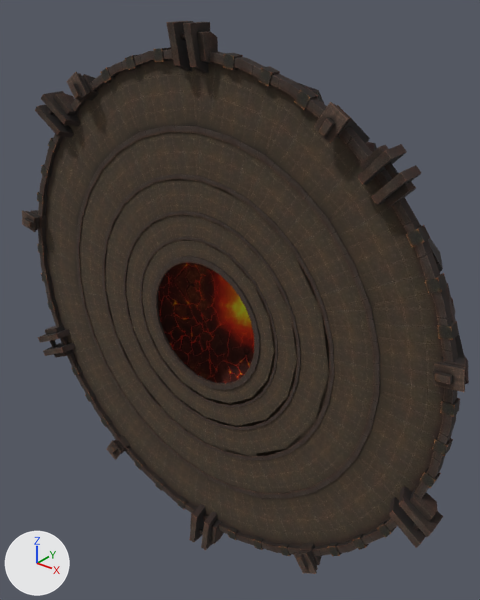
Before and after pictures for a commit that changed the OBJ model sceneobjs/huodong_fuben_403/huodong_fuben_403_pingtai.obj.
The view is the same before and after, from a camera (50 mm lens) standing at (1255.0, -2328.0, 991.0) and looking at (-104.0, -629.0, -62.0). The lights are fixed; the arrows at lower left show +X, +Y and +Z. Where no turn or scale is listed for an object, it has been applied to the vertices. Vertices at the same position are counted once.

The older version as bpy lines, for what is in view:
```python
me_huodong_fuben_403_pingtai = bpy.data.meshes.new('huodong_fuben_403_pingtai')
me_huodong_fuben_403_pingtai.from_pydata(...)  # 5360 vertices, 9145 faces; spans x -851.0..851.0, y -1009.0..-5.0, z -888.0..888.0
me_huodong_fuben_403_pingtai.materials.append(mat_material_1)  # picture img_huodong_fuben_403_pingtai_01_png
me_huodong_fuben_403_pingtai.materials.append(mat_material_2)  # picture img_huodong_fuben_403_pingtai_02_png
me_huodong_fuben_403_pingtai.materials.append(mat_material_3)  # picture img_huodong_fuben_403_pingtai_03_png
me_huodong_fuben_403_pingtai.materials.append(mat_material_4)  # picture img_huodong_fuben_403_pingtai_04_png
me_huodong_fuben_403_pingtai.materials.append(mat_material_5)  # picture img_huodong_fuben_403_pingtai_05_png
me_huodong_fuben_403_pingtai.materials.append(mat_material_6)  # picture img_huodong_fuben_403_pingtai_06_png
me_huodong_fuben_403_pingtai.materials.append(mat_material_7)  # picture img_huodong_fuben_403_pingtai_07_png
me_huodong_fuben_403_pingtai.materials.append(mat_material_8)  # picture img_huodong_fuben_403_pingtai_08_png
me_huodong_fuben_403_pingtai.materials.append(mat_material_9)  # picture img_huodong_fuben_403_pingtai_09_png
ob_huodong_fuben_403_pingtai = bpy.data.objects.new('huodong_fuben_403_pingtai', me_huodong_fuben_403_pingtai)
ob_huodong_fuben_403_pingtai.location = (0.0, 0.0, 0.0)
```
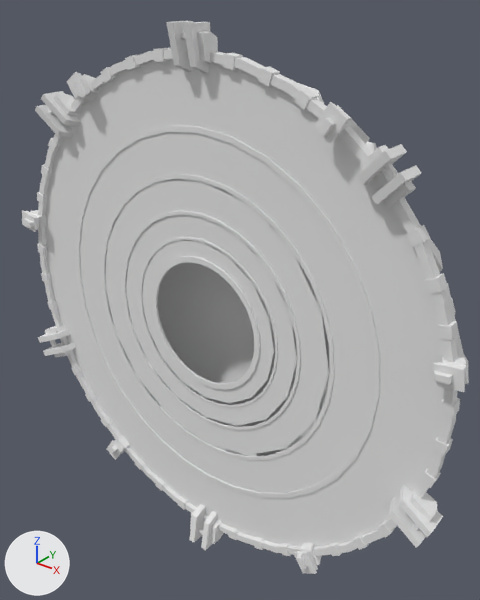
Where the change shows, as pixel boxes [x1, y1, x2, y2] in the pictures (480 x 600 px):
part 1 of me_huodong_fuben_403_pingtai, recoloured
    both: [366, 142, 377, 152]
part 2 of me_huodong_fuben_403_pingtai, recoloured (black to grey)
    both: [299, 83, 443, 272]
part 3 of me_huodong_fuben_403_pingtai, recoloured
    both: [22, 21, 466, 574]
part 4 of me_huodong_fuben_403_pingtai, recoloured (black to grey)
    both: [38, 49, 458, 556]
part 5 of me_huodong_fuben_403_pingtai, recoloured
    both: [37, 47, 460, 556]
part 6 of me_huodong_fuben_403_pingtai, recoloured (brown to grey)
    both: [45, 59, 444, 547]
part 7 of me_huodong_fuben_403_pingtai, recoloured (black to grey)
    both: [446, 283, 469, 384]
part 8 of me_huodong_fuben_403_pingtai, recoloured (red to grey)
    both: [158, 262, 254, 383]

Patch to the scene script:
```diff
--- a/sceneobjs/huodong_fuben_403/huodong_fuben_403_pingtai.obj.py
+++ b/sceneobjs/huodong_fuben_403/huodong_fuben_403_pingtai.obj.py
@@ mat_material_7_1 @@
+mat_material_7_1 = principled_material('material_7')
+mat_material_7_1.base_color = (0.8, 0.8, 0.8)  # white #e7e7e7
+mat_material_7_1.roughness = 1.0
@@ mat_material_5_1 @@
+mat_material_5_1 = principled_material('material_5')
+mat_material_5_1.base_color = (0.8, 0.8, 0.8)  # white #e7e7e7
+mat_material_5_1.roughness = 1.0
@@ mat_material_8_1 @@
+mat_material_8_1 = principled_material('material_8')
+mat_material_8_1.base_color = (0.8, 0.8, 0.8)  # white #e7e7e7
+mat_material_8_1.roughness = 1.0
@@ mat_material_3_1 @@
+mat_material_3_1 = principled_material('material_3')
+mat_material_3_1.base_color = (0.8, 0.8, 0.8)  # white #e7e7e7
+mat_material_3_1.roughness = 1.0
@@ mat_material_9_1 @@
+mat_material_9_1 = principled_material('material_9')
+mat_material_9_1.base_color = (0.8, 0.8, 0.8)  # white #e7e7e7
+mat_material_9_1.roughness = 1.0
@@ mat_material_4_1 @@
+mat_material_4_1 = principled_material('material_4')
+mat_material_4_1.base_color = (0.8, 0.8, 0.8)  # white #e7e7e7
+mat_material_4_1.roughness = 1.0
@@ mat_material_1_1 @@
+mat_material_1_1 = principled_material('material_1')
+mat_material_1_1.base_color = (0.8, 0.8, 0.8)  # white #e7e7e7
+mat_material_1_1.roughness = 1.0
@@ mat_material_6_1 @@
+mat_material_6_1 = principled_material('material_6')
+mat_material_6_1.base_color = (0.8, 0.8, 0.8)  # white #e7e7e7
+mat_material_6_1.roughness = 1.0
@@ me_huodong_fuben_403_pingtai @@
 me_huodong_fuben_403_pingtai.from_pydata(...)  # 5360 vertices, 9145 faces; spans x -851.0..851.0, y -1009.0..-5.0, z -888.0..888.0
-me_huodong_fuben_403_pingtai.materials.append(mat_material_2)  # picture img_huodong_fuben_403_pingtai_02_png
+# me_huodong_fuben_403_pingtai part 1: all 3103 faces that had it switch from mat_material_1 (picture img_huodong_fuben_403_pingtai_01_png) to mat_material_1_1 (white #e7e7e7)
+# me_huodong_fuben_403_pingtai part 2: all 904 faces that had it switch from mat_material_3 (picture img_huodong_fuben_403_pingtai_03_png) to mat_material_3_1 (white #e7e7e7)
+# me_huodong_fuben_403_pingtai part 3: all 1116 faces that had it switch from mat_material_4 (picture img_huodong_fuben_403_pingtai_04_png) to mat_material_4_1 (white #e7e7e7)
+# me_huodong_fuben_403_pingtai part 4: all 1536 faces that had it switch from mat_material_5 (picture img_huodong_fuben_403_pingtai_05_png) to mat_material_5_1 (white #e7e7e7)
+# me_huodong_fuben_403_pingtai part 5: all 360 faces that had it switch from mat_material_6 (picture img_huodong_fuben_403_pingtai_06_png) to mat_material_6_1 (white #e7e7e7)
+# me_huodong_fuben_403_pingtai part 6: all 320 faces that had it switch from mat_material_7 (picture img_huodong_fuben_403_pingtai_07_png) to mat_material_7_1 (white #e7e7e7)
+# me_huodong_fuben_403_pingtai part 7: all 448 faces that had it switch from mat_material_8 (picture img_huodong_fuben_403_pingtai_08_png) to mat_material_8_1 (white #e7e7e7)
+# me_huodong_fuben_403_pingtai part 8: all 112 faces that had it switch from mat_material_9 (picture img_huodong_fuben_403_pingtai_09_png) to mat_material_9_1 (white #e7e7e7)
+me_huodong_fuben_403_pingtai.materials.append(mat_material_2_1)  # white #e7e7e7
```
